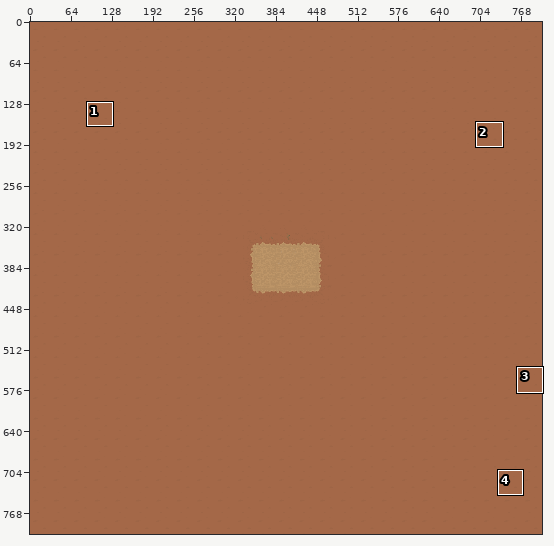
Two versions of one pixel-art file, res/aseprites/map/startmap.aseprite. The picture above shows the old version from afar; the outline marks the close-up.
Close-up. As it was:
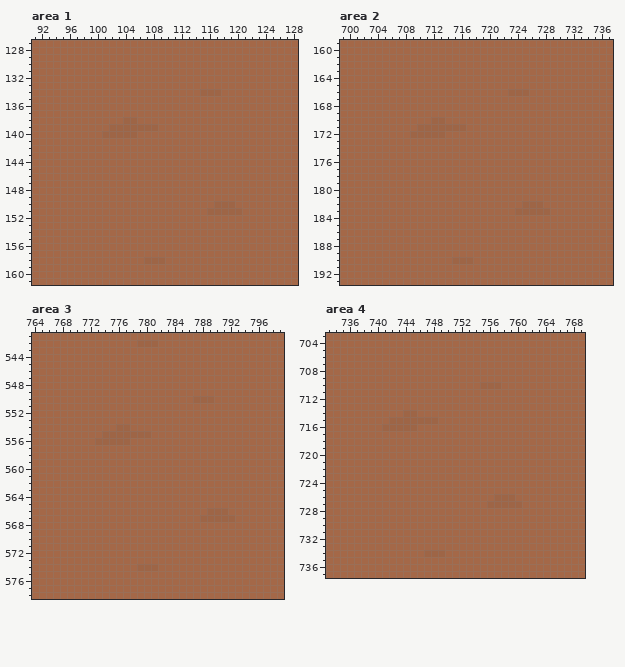
800x800 pixels, 1 frame. Colours within 5 levels of each other are drawn and written as one. Shown: area 1: x 91..128, y 127..161; area 2: x 699..737, y 159..193; area 3: x 764..799, y 541..578; area 4: x 733..769, y 703..737. The commit also changed other parts of the picture, which this record leaves out.
The same view after the edit:
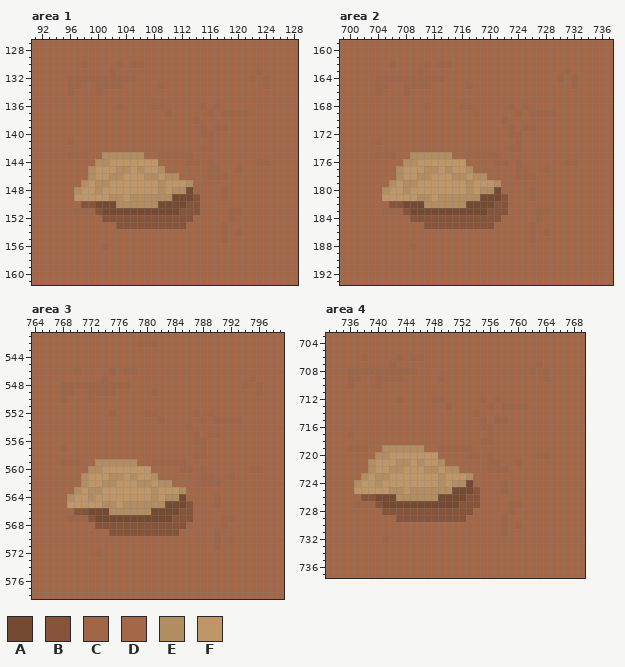
Palette (. is transparent): A #754a33  B #85543a  C #9e6546  D #a46848  E #b38d62  F #be9668
Change:
Area 1, layer "Tilemap 1":
y 130: x 98 D -> C; x 103 D -> C; x 105..106 DD -> CC
y 131: x 102 D -> C; x 123 D -> C
y 132: x 96..105 DDDDDDDDDD -> CCCCCCCCCC; x 122 D -> C; x 124 D -> C
y 133: x 96..97 DD -> CC; x 100..103 DDDD -> CCCC; x 109 D -> C; x 124 D -> C
y 134: x 96 D -> C; x 100 D -> C; x 115..117 CCC -> DDD
y 136: x 103 D -> C; x 108..109 DD -> CC; x 115 D -> C; x 117 D -> C
y 137: x 110 D -> C; x 116 D -> C; x 118..121 DDDD -> CCCC
y 138: x 104..105 CC -> DD; x 114 D -> C
y 139: x 102..108 CCCCCCC -> DDDDDDD; x 115 D -> C; x 117..118 DD -> CC
y 140: x 101..105 CCCCC -> DDDDD; x 115..116 DD -> CC
y 141: x 96 D -> C; x 116 D -> C
y 142: x 115..116 DD -> CC
y 143: x 96..98 DDD -> CCC; x 101..106 DDDDDD -> EEEEEE; x 109..113 DDDDD -> CCCCC
y 144: x 100..108 DDDDDDDDD -> EEFFFFFFF; x 113..114 DD -> CC; x 116 D -> C; x 123..124 DD -> CC
y 145: x 99..109 DDDDDDDDDDD -> EFFFEEFEFFE; x 116..117 DD -> CC; x 120 D -> C
y 146: x 99..111 DDDDDDDDDDDDD -> EFFEEFFFEEFEE; x 116..118 DDD -> CCC
y 147: x 98..113 DDDDDDDDDDDDDDDD -> EFEEFFFFFFFEFFFE
y 148: x 97..113 DDDDDDDDDDDDDDDDD -> EFFEFFFFFFFFEFEEA; x 118 D -> C
y 149: x 97..114 DDDDDDDDDDDDDDDDDD -> FFFFFEEFEEEEEEAAAB; x 118 D -> C
y 150: x 98..114 DDDDDDDDDDDDDDDDD -> BBAAAEEEEEEAAAABB; x 117..119 CCC -> DDD
y 151: x 97..114 DDDDDDDDDDDDDDDDDD -> CCCBAAAAAAAAAAABBB; x 116..118 CCC -> DDD
y 152: x 101..113 DDDDDDDDDDDDD -> BBBBBBBBBBBBB; x 119 D -> C
y 153: x 103..112 DDDDDDDDDD -> BBBBBBBBBB; x 118 D -> C
y 154: x 118 D -> C; x 120 D -> C
y 155: x 118 D -> C
y 156: x 101 D -> C
y 158: x 107..109 CCC -> DDD
Area 2, layer "Tilemap 1":
y 162: x 706 D -> C; x 711 D -> C; x 713..714 DD -> CC
y 163: x 710 D -> C; x 731 D -> C
y 164: x 704..713 DDDDDDDDDD -> CCCCCCCCCC; x 730 D -> C; x 732 D -> C
y 165: x 704..705 DD -> CC; x 708..711 DDDD -> CCCC; x 717 D -> C; x 732 D -> C
y 166: x 704 D -> C; x 708 D -> C; x 723..725 CCC -> DDD
y 168: x 711 D -> C; x 716..717 DD -> CC; x 723 D -> C; x 725 D -> C
y 169: x 718 D -> C; x 724 D -> C; x 726..729 DDDD -> CCCC
y 170: x 712..713 CC -> DD; x 722 D -> C
y 171: x 710..716 CCCCCCC -> DDDDDDD; x 723 D -> C; x 725..726 DD -> CC
y 172: x 709..713 CCCCC -> DDDDD; x 723..724 DD -> CC
y 173: x 704 D -> C; x 724 D -> C
y 174: x 723..724 DD -> CC
y 175: x 704..706 DDD -> CCC; x 709..714 DDDDDD -> EEEEEE; x 717..721 DDDDD -> CCCCC
y 176: x 708..716 DDDDDDDDD -> EEFFFFFFF; x 721..722 DD -> CC; x 724 D -> C; x 731..732 DD -> CC
y 177: x 707..717 DDDDDDDDDDD -> EFFFEEFEFFE; x 724..725 DD -> CC; x 728 D -> C
y 178: x 707..719 DDDDDDDDDDDDD -> EFFEEFFFEEFEE; x 724..726 DDD -> CCC
y 179: x 706..721 DDDDDDDDDDDDDDDD -> EFEEFFFFFFFEFFFE
y 180: x 705..721 DDDDDDDDDDDDDDDDD -> EFFEFFFFFFFFEFEEA; x 726 D -> C
y 181: x 705..722 DDDDDDDDDDDDDDDDDD -> FFFFFEEFEEEEEEAAAB; x 726 D -> C
y 182: x 706..722 DDDDDDDDDDDDDDDDD -> BBAAAEEEEEEAAAABB; x 725..727 CCC -> DDD
y 183: x 705..722 DDDDDDDDDDDDDDDDDD -> CCCBAAAAAAAAAAABBB; x 724..726 CCC -> DDD
y 184: x 709..721 DDDDDDDDDDDDD -> BBBBBBBBBBBBB; x 727 D -> C
y 185: x 711..720 DDDDDDDDDD -> BBBBBBBBBB; x 726 D -> C
y 186: x 726 D -> C; x 728 D -> C
y 187: x 726 D -> C
y 188: x 709 D -> C
y 190: x 715..717 CCC -> DDD
Area 3, layer "Tilemap 1":
y 546: x 770 D -> C; x 775 D -> C; x 777..778 DD -> CC
y 547: x 774 D -> C; x 795 D -> C
y 548: x 768..777 DDDDDDDDDD -> CCCCCCCCCC; x 794 D -> C; x 796 D -> C
y 549: x 768..769 DD -> CC; x 772..775 DDDD -> CCCC; x 781 D -> C; x 796 D -> C
y 550: x 768 D -> C; x 772 D -> C; x 787..789 CCC -> DDD
y 552: x 775 D -> C; x 780..781 DD -> CC; x 787 D -> C; x 789 D -> C
y 553: x 782 D -> C; x 788 D -> C; x 790..793 DDDD -> CCCC
y 554: x 776..777 CC -> DD; x 786 D -> C
y 555: x 774..780 CCCCCCC -> DDDDDDD; x 787 D -> C; x 789..790 DD -> CC
y 556: x 773..777 CCCCC -> DDDDD; x 787..788 DD -> CC
y 557: x 768 D -> C; x 788 D -> C
y 558: x 787..788 DD -> CC
y 559: x 768..770 DDD -> CCC; x 773..778 DDDDDD -> EEEEEE; x 781..785 DDDDD -> CCCCC
y 560: x 772..780 DDDDDDDDD -> EEFFFFFFF; x 785..786 DD -> CC; x 788 D -> C; x 795..796 DD -> CC
y 561: x 771..781 DDDDDDDDDDD -> EFFFEEFEFFE; x 788..789 DD -> CC; x 792 D -> C
y 562: x 771..783 DDDDDDDDDDDDD -> EFFEEFFFEEFEE; x 788..790 DDD -> CCC
y 563: x 770..785 DDDDDDDDDDDDDDDD -> EFEEFFFFFFFEFFFE
y 564: x 769..785 DDDDDDDDDDDDDDDDD -> EFFEFFFFFFFFEFEEA; x 790 D -> C
y 565: x 769..786 DDDDDDDDDDDDDDDDDD -> FFFFFEEFEEEEEEAAAB; x 790 D -> C
y 566: x 770..786 DDDDDDDDDDDDDDDDD -> BBAAAEEEEEEAAAABB; x 789..791 CCC -> DDD
y 567: x 769..786 DDDDDDDDDDDDDDDDDD -> CCCBAAAAAAAAAAABBB; x 788..790 CCC -> DDD
y 568: x 773..785 DDDDDDDDDDDDD -> BBBBBBBBBBBBB; x 791 D -> C
y 569: x 775..784 DDDDDDDDDD -> BBBBBBBBBB; x 790 D -> C
y 570: x 790 D -> C; x 792 D -> C
y 571: x 790 D -> C
y 572: x 773 D -> C
y 574: x 779..781 CCC -> DDD
Area 4, layer "Tilemap 1":
y 706: x 738 D -> C; x 743 D -> C; x 745..746 DD -> CC
y 707: x 742 D -> C; x 763 D -> C
y 708: x 736..745 DDDDDDDDDD -> CCCCCCCCCC; x 762 D -> C; x 764 D -> C
y 709: x 736..737 DD -> CC; x 740..743 DDDD -> CCCC; x 749 D -> C; x 764 D -> C
y 710: x 736 D -> C; x 740 D -> C; x 755..757 CCC -> DDD
y 712: x 743 D -> C; x 748..749 DD -> CC; x 755 D -> C; x 757 D -> C
y 713: x 750 D -> C; x 756 D -> C; x 758..761 DDDD -> CCCC
y 714: x 744..745 CC -> DD; x 754 D -> C
y 715: x 742..748 CCCCCCC -> DDDDDDD; x 755 D -> C; x 757..758 DD -> CC
y 716: x 741..745 CCCCC -> DDDDD; x 755..756 DD -> CC
y 717: x 736 D -> C; x 756 D -> C
y 718: x 755..756 DD -> CC
y 719: x 736..738 DDD -> CCC; x 741..746 DDDDDD -> EEEEEE; x 749..753 DDDDD -> CCCCC
y 720: x 740..748 DDDDDDDDD -> EEFFFFFFF; x 753..754 DD -> CC; x 756 D -> C; x 763..764 DD -> CC
y 721: x 739..749 DDDDDDDDDDD -> EFFFEEFEFFE; x 756..757 DD -> CC; x 760 D -> C
y 722: x 739..751 DDDDDDDDDDDDD -> EFFEEFFFEEFEE; x 756..758 DDD -> CCC
y 723: x 738..753 DDDDDDDDDDDDDDDD -> EFEEFFFFFFFEFFFE
y 724: x 737..753 DDDDDDDDDDDDDDDDD -> EFFEFFFFFFFFEFEEA; x 758 D -> C
y 725: x 737..754 DDDDDDDDDDDDDDDDDD -> FFFFFEEFEEEEEEAAAB; x 758 D -> C
y 726: x 738..754 DDDDDDDDDDDDDDDDD -> BBAAAEEEEEEAAAABB; x 757..759 CCC -> DDD
y 727: x 737..754 DDDDDDDDDDDDDDDDDD -> CCCBAAAAAAAAAAABBB; x 756..758 CCC -> DDD
y 728: x 741..753 DDDDDDDDDDDDD -> BBBBBBBBBBBBB; x 759 D -> C
y 729: x 743..752 DDDDDDDDDD -> BBBBBBBBBB; x 758 D -> C
y 730: x 758 D -> C; x 760 D -> C
y 731: x 758 D -> C
y 732: x 741 D -> C
y 734: x 747..749 CCC -> DDD
